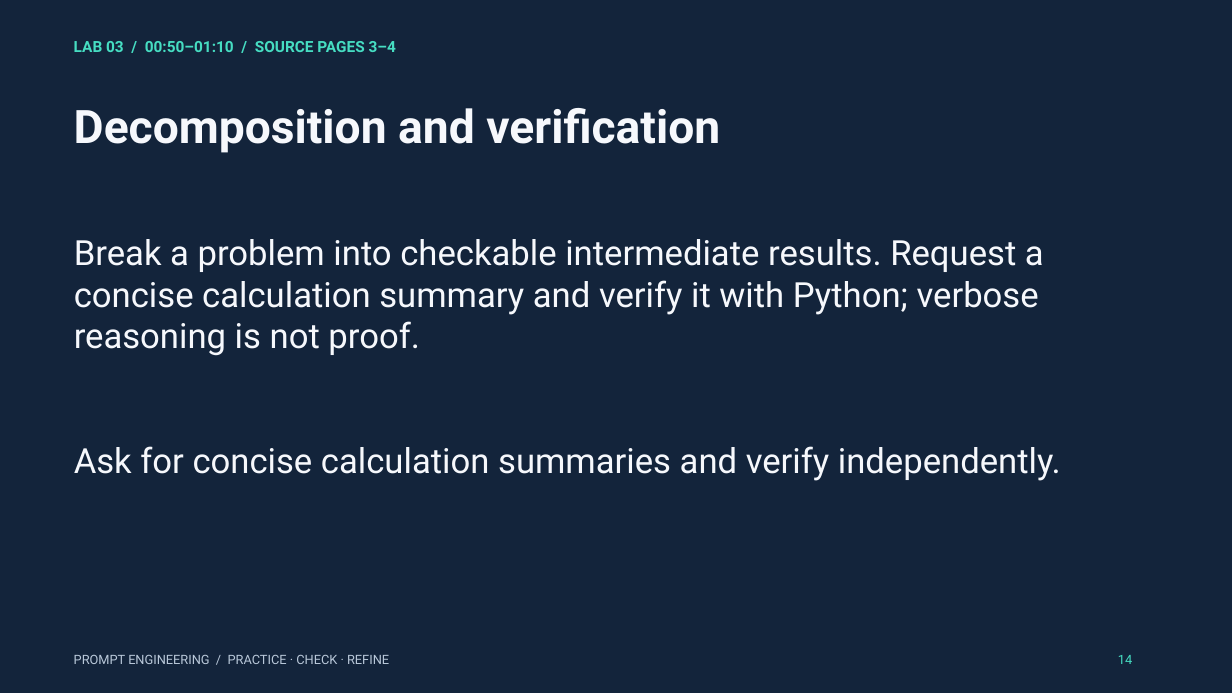
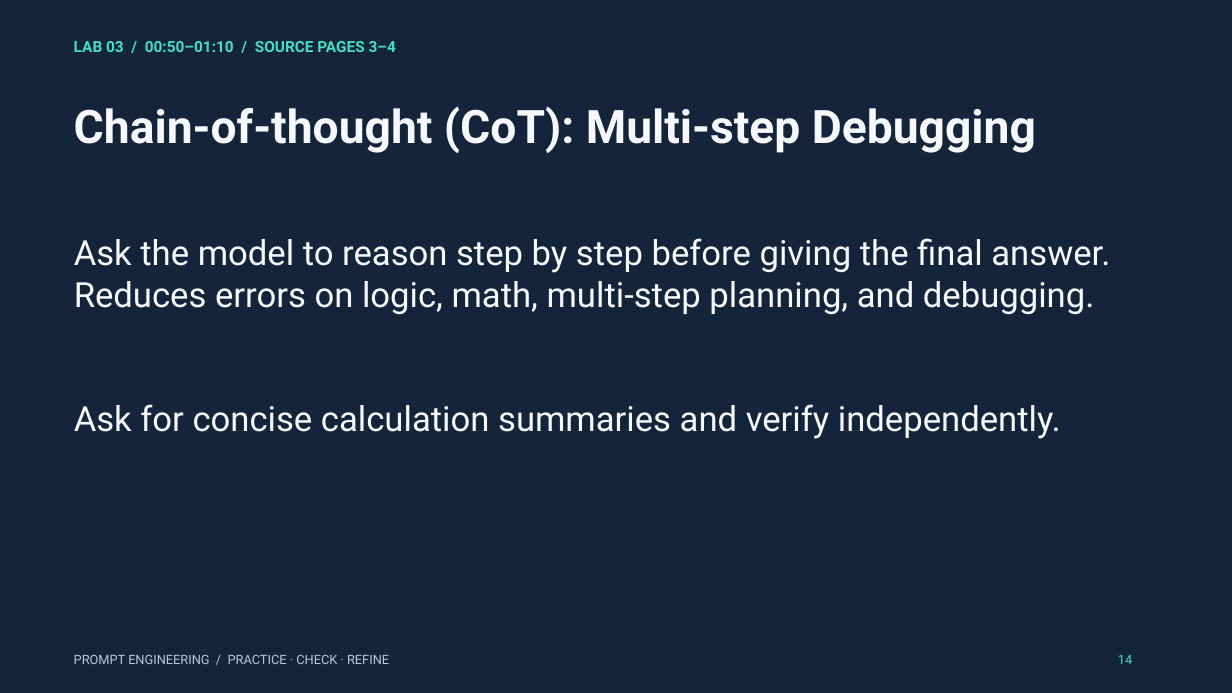
Before and after one commit to mahdimnkh81/prompt-engineering-workshop, a slide deck: slide 14 of materials/prompt_engineering_3_hour_workshop.pptx. Drawn at 1232x693 pixels with LibreOffice and Linux fonts; fonts in the diff are those of the drawing. Boxes give left, top, right and bottom in pixels: in the first picture for what was removed or moved away, otherwise in the second. Text is boxed around its words. In the diff, an @@ line names an element or a change of style, - is before the commit and + after.

```diff
--- a/materials/prompt_engineering_3_hour_workshop.pptx
+++ b/materials/prompt_engineering_3_hour_workshop.pptx
@@ text at (x1=74, y1=106, x2=1036, y2=153): text changed @@
-Decomposition and verification
+Chain-of-thought (CoT): Multi-step Debugging
@@ text at (x1=74, y1=238, x2=1110, y2=315): text changed @@
-Break a problem into checkable intermediate results. Request a concise calculation summary and verify it with Python; verbose reasoning is not proof.
+Ask the model to reason step by step before giving the final answer. Reduces errors on logic, math, multi-step planning, and debugging.
```
Also in this commit, not shown: 19 other slides changed, 14 other files.
